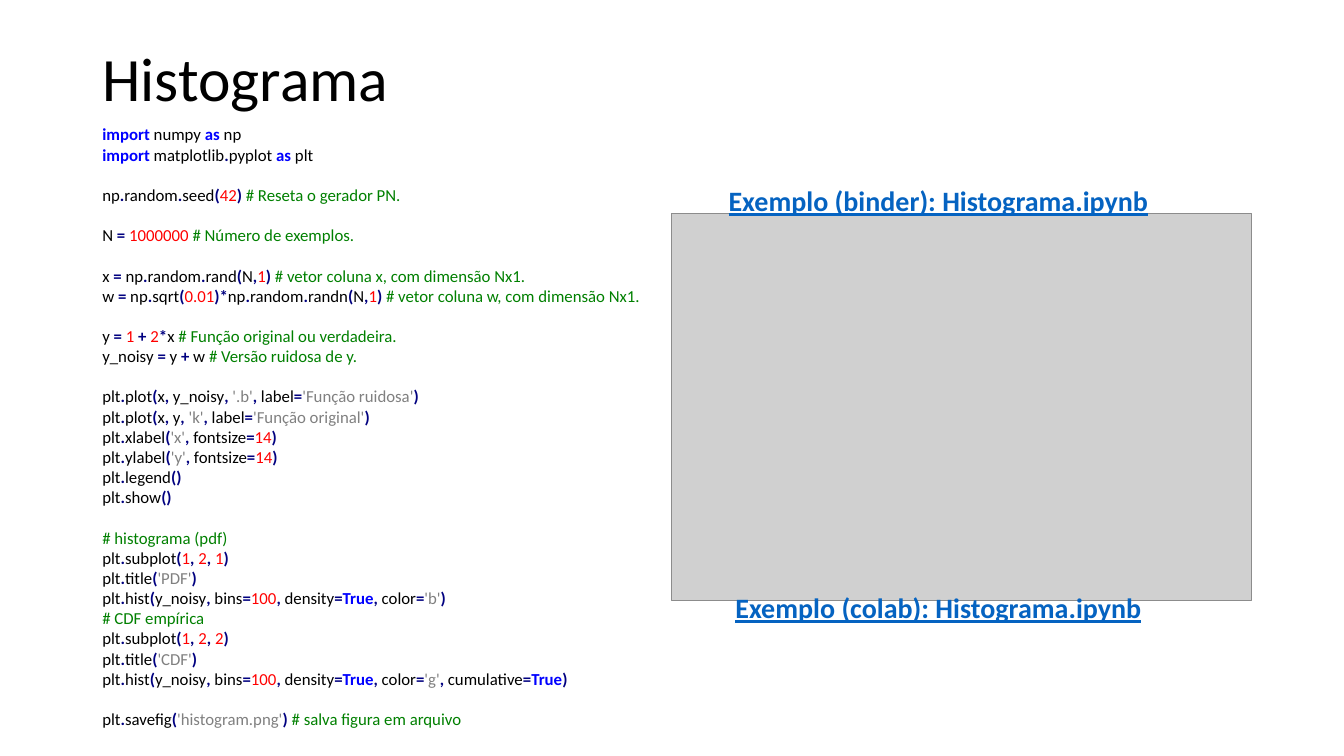
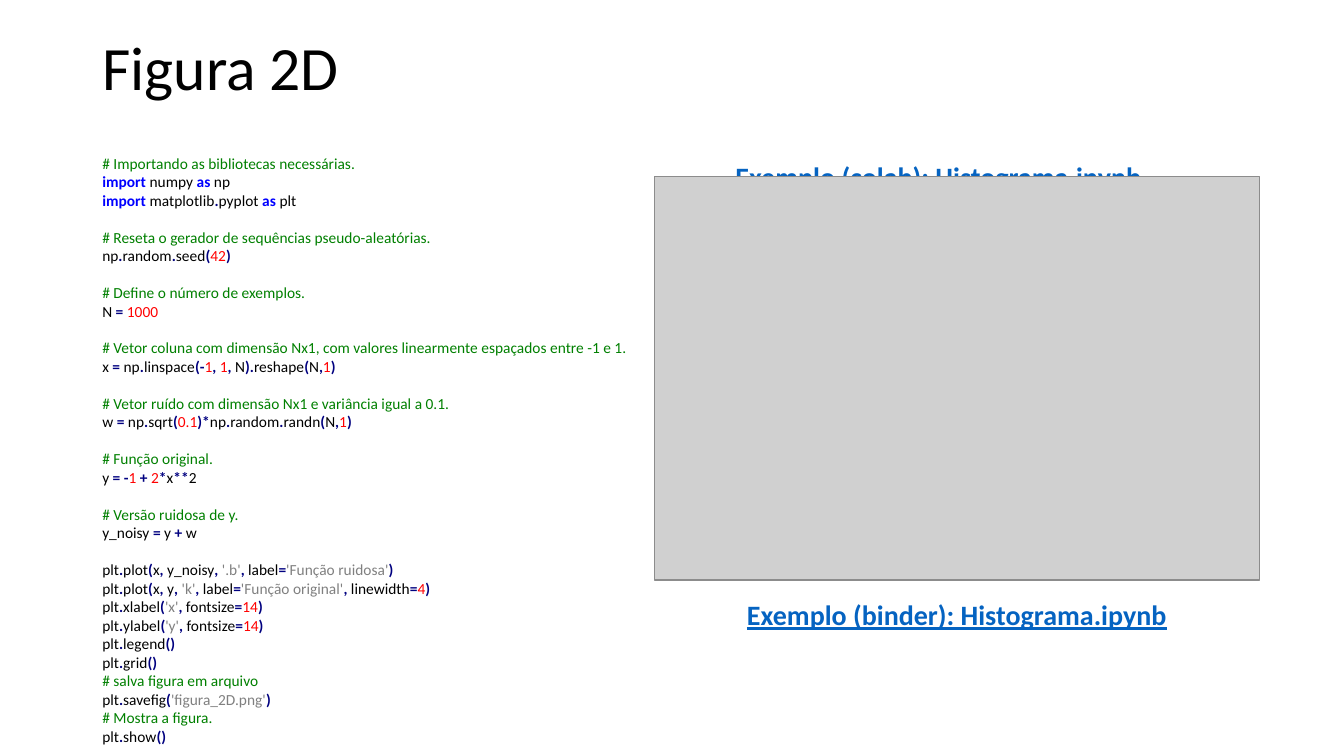
Before and after one commit to zz4fap/t319_aprendizado_de_maquina, a slide deck: slide 32 of slides/T319_Introdução.pptx. Drawn at 1344x756 pixels with LibreOffice and Linux fonts; fonts in the diff are those of the drawing; grey boxes stand for pictures. Boxes give left, top, right and bottom in pixels: in the first picture for what was removed or moved away, otherwise in the second. Text is boxed around its words. In the diff, an @@ line names an element or a change of style, - is before the commit and + after.

```diff
--- a/slides/T319_Introdução.pptx
+++ b/slides/T319_Introdução.pptx
@@ text at (102, 47, 339, 101): text changed @@
-Histograma
+Figura 2D
@@ text "# Importando as bibliotecas necessárias.": place and size @@
-text "# Importando as bibliotecas necessárias." at (102, 128, 640, 728)
+text "# Importando as bibliotecas necessárias." at (102, 158, 626, 745)
@@ text at (102, 176, 393, 745): size 12 to 11 pt in "import numpy as np", "import matplotlib.pyplot as plt", "plt.plot(x, y_noisy, '.b', label='Função ruidosa')", "plt.xlabel('x', fontsize=14)" and 3 more places @@
@@ text at (113, 158, 355, 172): paragraph added @@
+# Importando as bibliotecas necessárias.
@@ picture: place and size @@
-picture at (671, 214, 1252, 601)
+picture at (654, 176, 1259, 580)
@@ text "Exemplo (colab): Histograma.ipynb" rewrapped from (735, 597, 1141, 625) to (735, 164, 1141, 177) @@
@@ text at (102, 232, 626, 541): text changed; size 12 to 11 pt @@
-np.random.seed(42) # Reseta o gerador PN.
-N = 1000000 # Número de exemplos.
-x = np.random.rand(N,1) # vetor coluna x, com dimensão Nx1.
-w = np.sqrt(0.01)*np.random.randn(N,1) # vetor coluna w, com dimensão Nx1.
-y = 1 + 2*x # Função original ou verdadeira.
-y_noisy = y + w # Versão ruidosa de y.
+# Reseta o gerador de sequências pseudo-aleatórias.
+np.random.seed(42)
+# Define o número de exemplos.
+N = 1000
+# Vetor coluna com dimensão Nx1, com valores linearmente espaçados entre -1 e 1.
+x = np.linspace(-1, 1, N).reshape(N,1)
+# Vetor ruído com dimensão Nx1 e variância igual a 0.1.
+w = np.sqrt(0.1)*np.random.randn(N,1)
+# Função original.
+y = -1 + 2*x**2
+# Versão ruidosa de y.
+y_noisy = y + w
@@ text at (102, 532, 568, 728): paragraphs removed @@
-# histograma (pdf)
-plt.subplot(1, 2, 1)
-plt.title('PDF')
-plt.hist(y_noisy, bins=100, density=True, color='b')
-# CDF empírica
-plt.subplot(1, 2, 2)
-plt.title('CDF')
-plt.hist(y_noisy, bins=100, density=True, color='g', cumulative=True)
-plt.savefig('histogram.png') # salva figura em arquivo
@@ text at (102, 583, 430, 597): text changed; size 12 to 11 pt; text colour #808080 to #000000 @@
-plt.plot(x, y, 'k', label='Função original')
+plt.plot(x, y, 'k', label='Função original', linewidth=4)
@@ text "Exemplo (binder): Histograma.ipynb": place and size @@
-text "Exemplo (binder): Histograma.ipynb" at (729, 190, 1148, 218)
+text "Exemplo (binder): Histograma.ipynb" at (747, 604, 1167, 630)
@@ text at (102, 656, 271, 726): paragraphs added @@
+plt.grid()
+# salva figura em arquivo
+plt.savefig('figura_2D.png')
+# Mostra a figura.
```
Also in this commit, not shown: 21 other slides changed, 1 slide added, 3 slides removed, 6 other files.
